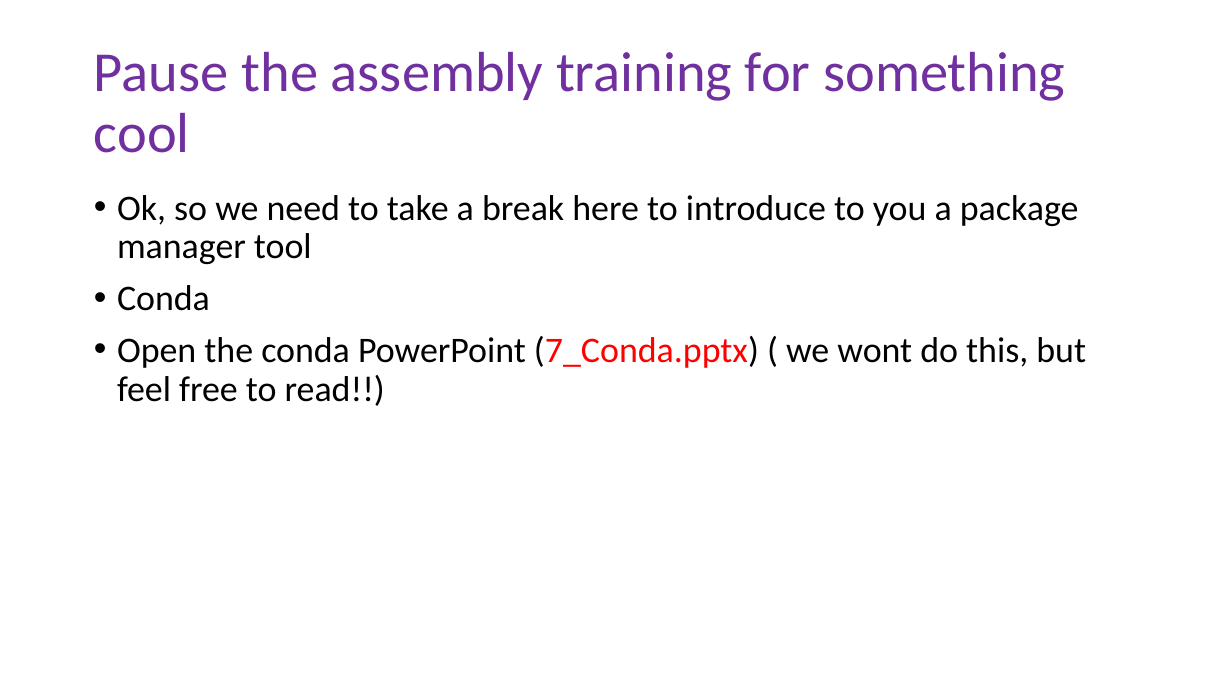
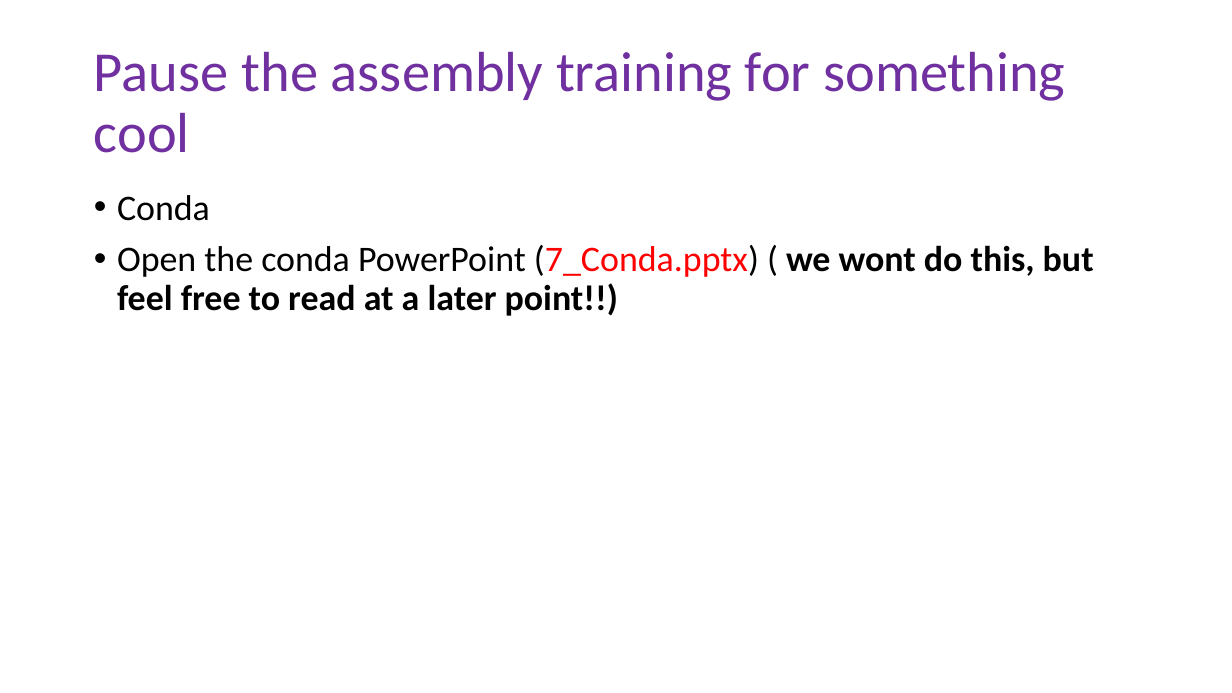
Before and after one commit to peterthorpe5/genome_assembly_workshop, a slide deck: slide 14 of powerpoint/6_assembly.pptx. Drawn at 1232x693 pixels with LibreOffice and Linux fonts; fonts in the diff are those of the drawing. Boxes give left, top, right and bottom in pixels: in the first picture for what was removed or moved away, otherwise in the second. Text is boxed around its words. In the diff, an @@ line names an element or a change of style, - is before the commit and + after.

```diff
--- a/powerpoint/6_assembly.pptx
+++ b/powerpoint/6_assembly.pptx
@@ text at <box>117,195,1079,264</box>: paragraph removed @@
-• Ok, so we need to take a break here to introduce to you a package manager tool
@@ text at <box>117,245,1094,316</box>: text changed; bold on @@
-• Open the conda PowerPoint (7_Conda.pptx) ( we wont do this, but feel free to read!!)
+• Open the conda PowerPoint (7_Conda.pptx) ( we wont do this, but feel free to read at a later point!!)
```
Also in this commit, not shown: 11 other slides changed, 1 slide added, 1 slide removed, 18 other files.
